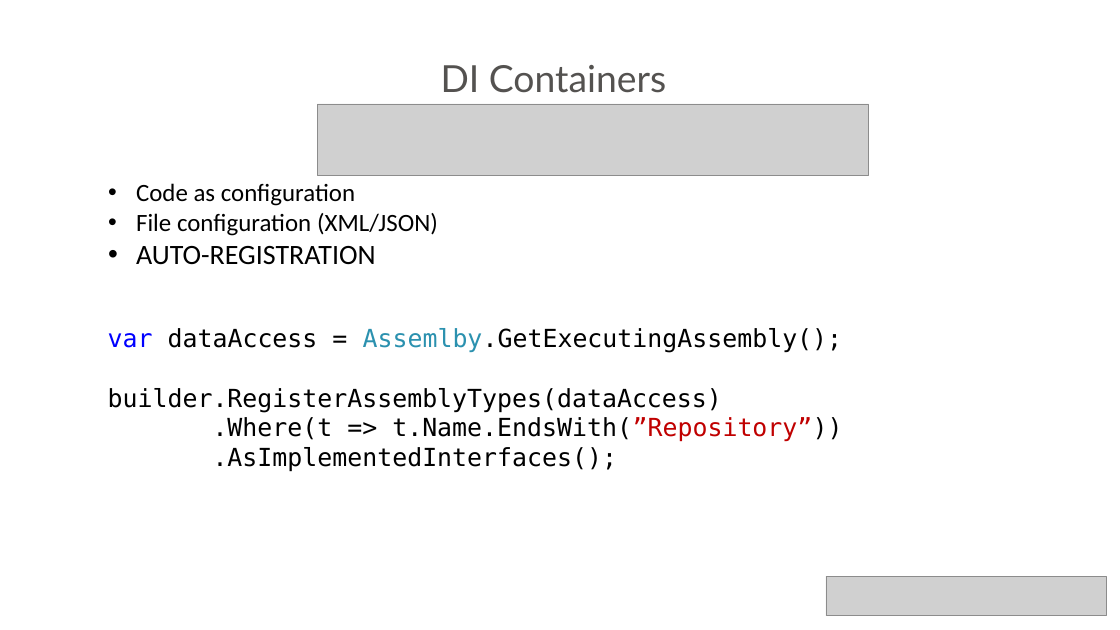
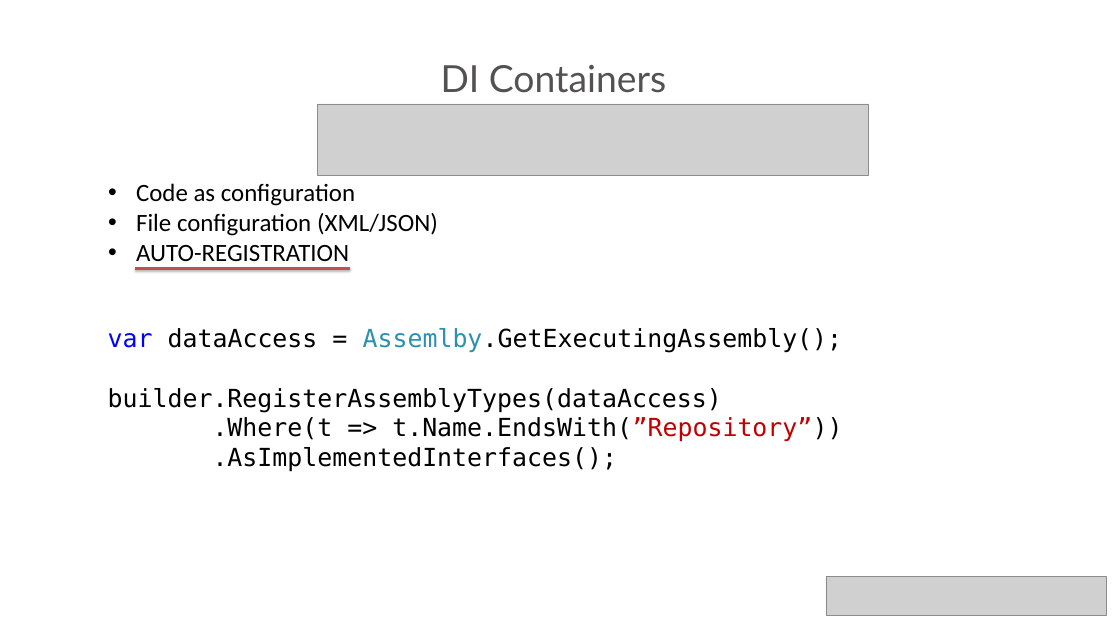
Before and after one commit to neman/DI-Course, a slide deck: slide 24 of DI Course.pptx. Drawn at 1120x630 pixels with LibreOffice and Linux fonts; fonts in the diff are those of the drawing; grey boxes stand for pictures; background and template pictures are left out. Boxes give left, top, right and bottom in pixels: in the first picture for what was removed or moved away, otherwise in the second. Text is boxed around its words. In the diff, an @@ line names an element or a change of style, - is before the commit and + after.

```diff
--- a/DI Course.pptx
+++ b/DI Course.pptx
@@ text at box(136, 245, 349, 261): size 36 to 32 pt in "AUTO-REGISTRATION" @@
@@ line added from (136, 268) to (350, 268), #C0504D 3 pt @@
```
Also in this commit, not shown: 2 slides added, 16 other files.
